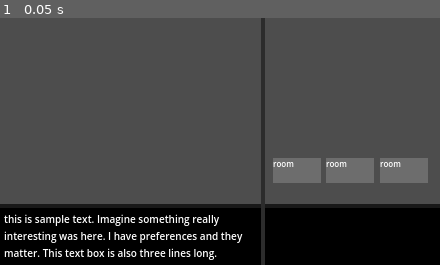
Above: before the commit, frame 1.
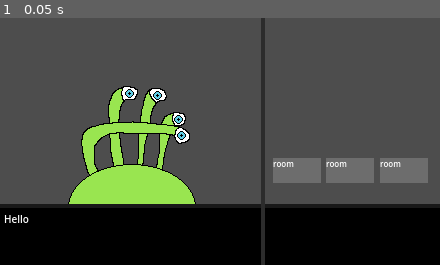
Above: after the commit, the same moment.

Repository: fawfle/brackeys-2026.1
Game: Godot game, scene res://scenes/game_scene.tscn
Two runs of this game, one before a commit and one after it. Both use one fixed random seed, a clock stepped at 60 frames per second and the inputs below.
Inputs:
- Up to frame 1 (0.05 s): no input

The runs differ from the first frame. In frame 1, 9.8% of the frame differs, in the area x 0-56%, y 27-98%.

Commit message:
added code for loading guests and traits. Beginning work on textbox element

Diff:
--- a/project.godot
+++ b/project.godot
@@ -15,6 +15,10 @@
 config/features=PackedStringArray("4.6", "GL Compatibility")
 config/icon="res://icon.svg"
 
+[autoload]
+
+Globals="*uid://b5kcglpia8qw8"
+
 [display]
 
 window/size/viewport_width=440
--- a/scenes/game manager.gd
+++ b/scenes/game manager.gd
@@ -9,6 +9,8 @@
 var guest_queue: Array[Guest] = []
 @export var current_guest: Guest = null
 
+var random_trait_count: int = 1
+
 func _ready() -> void:
 	# load guests and traits. The lists act as global constants
 	TraitList.LOAD_TRAITS()
@@ -19,10 +21,11 @@
 func begin_day() -> void:
 	guest_queue = GuestList.create_guest_queue(1, day)
 	manage_next_guest()
+	Globals.set_text.emit(current_guest.get_lines())
 
 func manage_next_guest() -> void:
-	# TODO!!!!!! Need to add some fields PROPRETY_USED_STORAGE to resources for copying
 	current_guest = guest_queue[0].duplicate_deep()
+	TraitList.set_guest_traits(current_guest, random_trait_count)
 	guest_queue.pop_front()
 
 	# clean children
@@ -33,3 +36,6 @@
 		guest_parent.add_child(guest_scene.instantiate())
 	else:
 		push_error("No guest scene for guest")
+
+	if Globals.DEBUG:
+		print("LOADING GUEST: " + str(current_guest))
--- a/scenes/game_scene.tscn
+++ b/scenes/game_scene.tscn
@@ -1,6 +1,7 @@
 [gd_scene format=3 uid="uid://d10v8ay10dsu6"]
 
 [ext_resource type="Script" uid="uid://fehsvnq2kohw" path="res://scenes/game manager.gd" id="1_w5aja"]
+[ext_resource type="Script" uid="uid://dkdr85sse58ak" path="res://scenes/text_box.gd" id="2_ycayy"]
 [ext_resource type="PackedScene" uid="uid://4gii0y616804" path="res://scenes/hotel/room.tscn" id="3_ycayy"]
 
 [node name="GameScene" type="Node2D" unique_id=1746918585]
@@ -23,7 +24,7 @@
 grow_vertical = 0
 color = Color(0, 0, 0, 1)
 
-[node name="GuestText" type="Label" parent="CanvasLayer/TextBar" unique_id=787348684]
+[node name="TextBox" type="Label" parent="CanvasLayer/TextBar" unique_id=787348684]
 layout_mode = 1
 anchors_preset = 15
 anchor_right = 1.0
@@ -40,6 +41,7 @@
 text = "this is sample text. Imagine something really interesting was here. I have preferences and they matter. This text box is also three lines long."
 autowrap_mode = 3
 clip_text = true
+script = ExtResource("2_ycayy")
 
 [node name="Separator" type="ColorRect" parent="CanvasLayer/TextBar" unique_id=1087483858]
 layout_mode = 1
--- /dev/null
+++ b/scenes/text_box.gd
@@ -0,0 +1,15 @@
+extends Label
+
+var line_queue: Array[String] = []
+
+func _ready() -> void:
+	Globals.set_text.connect(on_set_text)
+
+func load_line_from_queue():
+	if line_queue.size() == 0: return
+
+	text = line_queue.pop_front()
+
+func on_set_text(lines: Array[String]) -> void:
+	line_queue = lines
+	load_line_from_queue()
--- /dev/null
+++ b/scripts/globals.gd
@@ -0,0 +1,8 @@
+## this is a class for global variables and signals
+extends Node
+
+## if in debug mode, for conditional logging
+var DEBUG: bool = true
+
+## used to signal textbox to display a mesage. Message is given as an array and clicking through will cycle until final message.
+signal set_text(lines: Array[String])
--- a/scripts/guest.gd
+++ b/scripts/guest.gd
@@ -1,30 +1,37 @@
 class_name Guest extends Resource
 
-var name: String = ""
-var scene: PackedScene
+@export var name: String = ""
+@export var scene: PackedScene
 
 ## traits assigned to guest by default. Used for "template" guests.
-var default_traits: Array[TraitList.Trait] = []
-var traits: Array[GuestTrait] = []
+@export var default_traits: Array[TraitList.Trait] = []
+@export var traits: Array[GuestTrait] = []
 
 ## Max money guest can give
-var money: int = 0
+@export var money: int = 0
 
 ## message on greeting
-var greeting: String = ""
+@export var greeting: String = ""
 ## message on leaving
-var goodybye: String = ""
+@export var goodybye: String = ""
 ## message on angry leaving
-var angry_goodbye: String = ""
+@export var angry_goodbye: String = ""
 
 ## initial rating given by guest. Can be lower than 5 for picky or snobbish guests.
-var initial_rating: float = 5
+@export var initial_rating: float = 5
 
 ## Guest won't appear until day has passed
-var appear_after_day: int = 0
+@export var appear_after_day: int = 0
 
-## Todo
+##
+func get_lines() -> Array[String]:
+	return [greeting, generate_request()]
+
+## Todo, will return **random** dynamic request based on traits
 func generate_request() -> String:
 	return "placeholder request"
 
 # constructed by guest_list class
+
+func _to_string() -> String:
+	return "(Guest) " + name + "Traits: " + str(traits);
--- a/scripts/guest_list.gd
+++ b/scripts/guest_list.gd
@@ -22,7 +22,7 @@
 static var GUESTS_DATA: Dictionary[String, Dictionary] = {
 	"four_eyes": {
 		SCENE: preload("res://scenes/characters/four_eyes.tscn"),
-		DEFAULT_TRAITS: [TraitList.Trait.NEAT],
+		DEFAULT_TRAITS: [TraitList.Trait.CLEAN],
 		GREETING: "Hello",
 		GOODBYE: "Goodbye",
 		HAPPY_GOODBYE: "I was so happy. Goodbye.",
@@ -33,6 +33,7 @@
 static var GUESTS: Array[Guest] = []
 static var SPECIAL_GUESTS: Dictionary[String, Guest]
 
+## static loader function to load GUESTS from GUESTS_DATA
 static func LOAD_GUESTS():
 	GUESTS.clear()
 
--- a/scripts/guest_trait.gd
+++ b/scripts/guest_trait.gd
@@ -1,12 +1,14 @@
 class_name GuestTrait extends Resource
 
-var name: String
-var condition: Callable
-var preference: Preference
-var on_leave: Callable
+@export var name: String
+@export var condition: Callable
+@export var preference: Preference
+@export var on_leave: Callable
 
 ## traits that are mutually exclusive with this one
-var blacklisted_traits: Array[TraitList.Trait] = []
+@export var blacklisted_traits: Array[TraitList.Trait] = []
+
+@export var enum_key: TraitList.Trait
 
 enum Preference {
 	HIGH,
@@ -19,3 +21,6 @@
 var appear_after_day: int = 0
 
 ## constructed by trait_list class
+
+func _to_string() -> String:
+	return "(Guest Trait) " + name;
--- a/scripts/trait_list.gd
+++ b/scripts/trait_list.gd
@@ -13,30 +13,46 @@
 	BLACKLIST
 }
 
+## trait name for comparisons between traits. KEY to make traits more easily viewable in editor
 enum Trait {
-	NEAT,
-	SLOB
+	CLEAN,
+	MESSY,
+	CLASSY,
+	CHEAP,
 }
 
 ## dictionary of data for traits
 static var TRAIT_DATA: Dictionary[Trait, Dictionary] = {
-	Trait.NEAT: {
-		NAME: "Neat",
+	Trait.CLEAN: {
+		NAME: "Clean",
 		CONDITION: func(room: Room): return room.sanitation == Room.Sanitation.CLEAN,
 		PREFERENCE: GuestTrait.Preference.HIGH,
-		BLACKLIST: [Trait.SLOB]
+		BLACKLIST: [Trait.MESSY]
 	},
-	Trait.SLOB: {
-		NAME: "Slob",
+	Trait.MESSY: {
+		NAME: "Messy",
 		CONDITION: func(room: Room): return room.sanitation == Room.Sanitation.MESSY,
 		PREFERENCE: GuestTrait.Preference.MEDIUM,
 		ON_LEAVE: func(room: Room): room.sanitation = Room.Sanitation.MESSY,
-		BLACKLIST: [Trait.NEAT]
+		BLACKLIST: [Trait.CLEAN]
+	},
+	Trait.CLASSY: {
+		NAME: "Classy",
+		CONDITION: func(room: Room): return room.quality == Room.Quality.CLASSY,
+		PREFERENCE: GuestTrait.Preference.HIGH,
+		BLACKLIST: [Trait.CHEAP]
+	},
+	Trait.CHEAP: {
+		NAME: "Cheap",
+		CONDITION: func(room: Room): return room.qguality == Room.Quality.DUMP,
+		PREFERENCE: GuestTrait.Preference.HIGH,
+		BLACKLIST: [Trait.CLASSY]
 	}
 }
 
 static var TRAITS: Dictionary[Trait, GuestTrait]
 
+## static loader function to load traits from TRAIT_DATA
 static func LOAD_TRAITS():
 	TRAITS.clear()
 	for key in TRAIT_DATA.keys():
@@ -49,4 +65,32 @@
 		if data.has(ON_LEAVE): guest_trait.on_leave = data.get(ON_LEAVE)
 		if data.has(BLACKLIST): guest_trait.blacklisted_traits.assign(data.get(BLACKLIST))
 
+		guest_trait.enum_key = key
+
 		TRAITS.set(key, guest_trait);
+
+static func set_guest_traits(guest: Guest, trait_count: int):
+	# sets default traits. Possibly better to preload? I don't think it should affect performance though, just dictionary lookup.
+	guest.traits.clear()
+	for t: Trait in guest.default_traits:
+		guest.traits.push_back(TRAITS.get(t))
+
+	for i in range(trait_count):
+		var guest_trait: GuestTrait = get_valid_trait(guest)
+		guest.traits.push_back(guest_trait)
+
+## Maximum recursive depth for get_valid_trait.
+const MAX_DEPTH: int = 100
+
+## returns a valid trait according to guest's current trait_list
+static func get_valid_trait(guest: Guest, depth: int = 0) -> GuestTrait:
+	if depth >= MAX_DEPTH: return null
+
+	var random_trait: Trait = TRAITS.keys().pick_random()
+
+	# check trait conflicts
+	for t: GuestTrait in guest.traits:
+		if t.enum_key == random_trait or t.blacklisted_traits.has(random_trait):
+			return get_valid_trait(guest, depth + 1)
+
+	return TRAITS.get(random_trait)
Not shown, added: scenes/text_box.gd.uid
Not shown, added: scripts/globals.gd.uid
